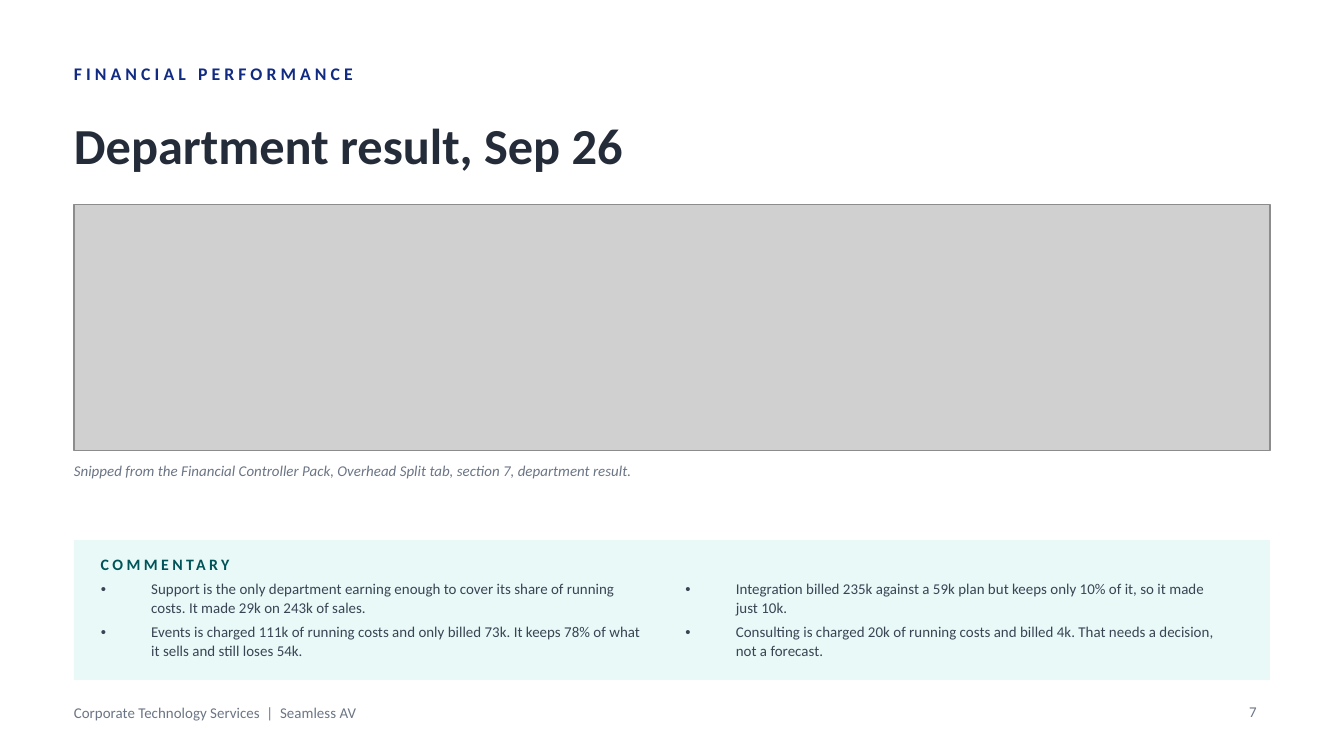
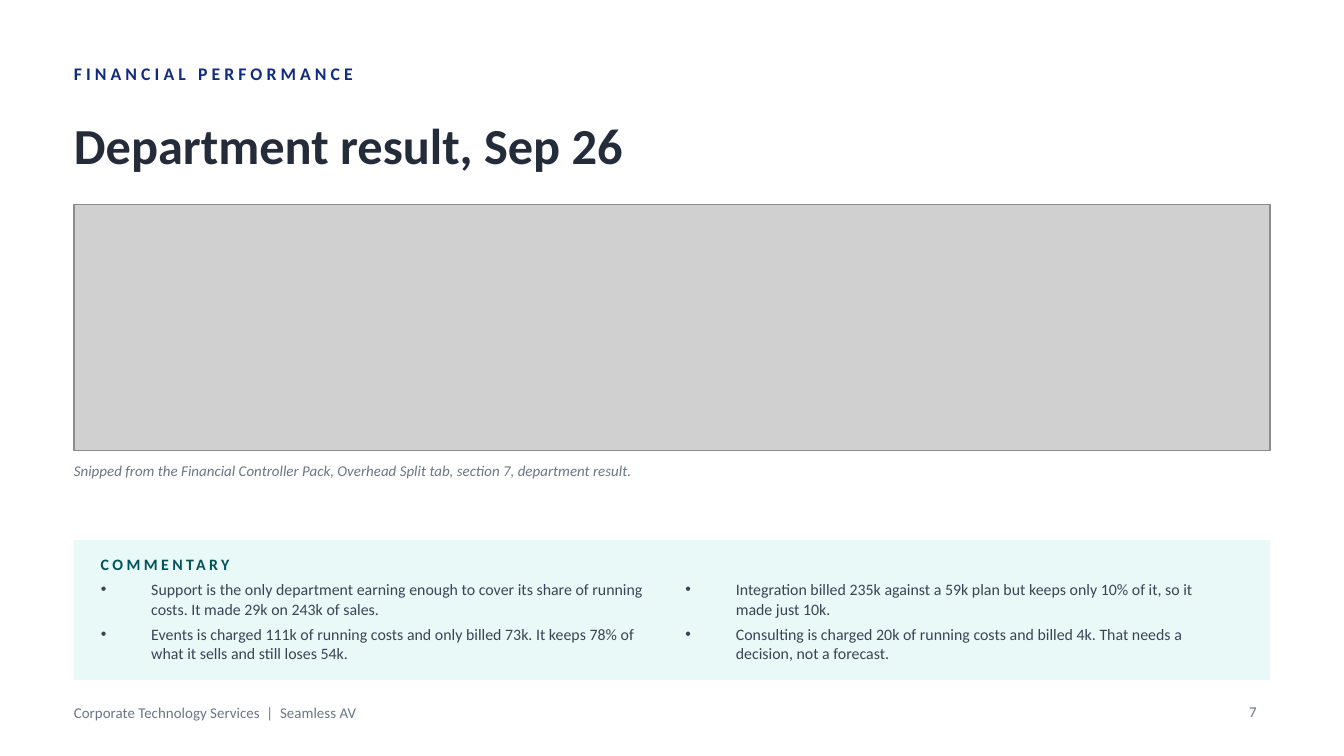
Before and after one commit to WesleyNelson-O33/Claude, a slide deck: slide 7 of deck/CTS Monthly Business Review - September 2026.pptx. Drawn at 1344x756 pixels with LibreOffice and Linux fonts; fonts in the diff are those of the drawing; grey boxes stand for pictures. Boxes give left, top, right and bottom in pixels: in the first picture for what was removed or moved away, otherwise in the second. Text is boxed around its words. In the diff, an @@ line names an element or a change of style, - is before the commit and + after.

```diff
--- a/deck/CTS Monthly Business Review - September 2026.pptx
+++ b/deck/CTS Monthly Business Review - September 2026.pptx
@@ text "Support is the only department ..." at [151, 584, 642, 659]: size 8 to 8.5 pt; line spacing 10pt to 10.5pt @@
@@ text "Integration billed 235k against a ..." at [736, 584, 1192, 661]: size 8 to 8.5 pt; line spacing 10pt to 10.5pt @@
```
Also in this commit, not shown: 21 other slides changed, 2 other files.
